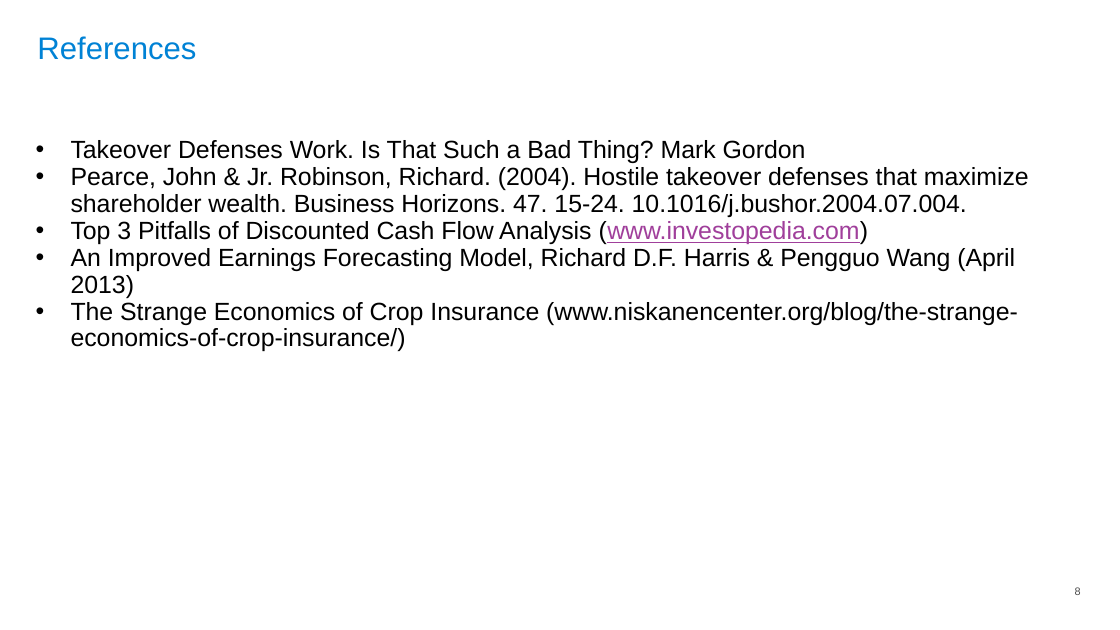
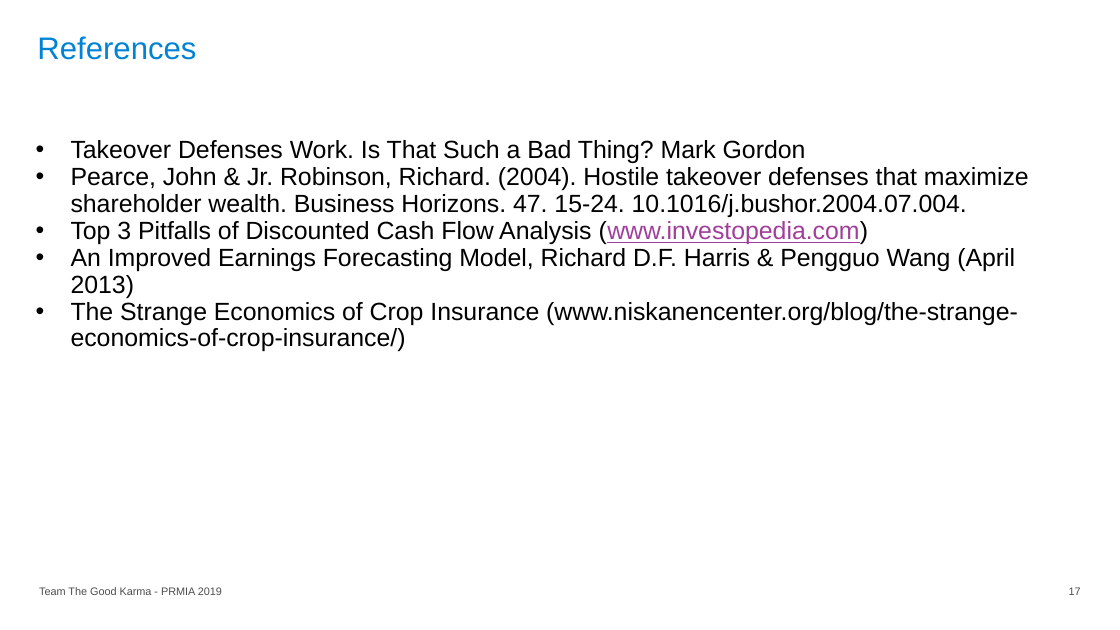
Before and after one commit to amandeepfj/PRMIA-Risk-Management-Case, a slide deck: slide 17 of PRMIA.pptx (slide 8 before the commit). Drawn at 1120x630 pixels with LibreOffice and Linux fonts; fonts in the diff are those of the drawing. Boxes give left, top, right and bottom in pixels: in the first picture for what was removed or moved away, otherwise in the second. Text is boxed around its words. In the diff, an @@ line names an element or a change of style, - is before the commit and + after.

```diff
--- a/PRMIA.pptx
+++ b/PRMIA.pptx
@@ text added at (39, 587, 222, 595), 7 pt, text #4E4E4E @@
+Team The Good Karma - PRMIA 2019
@@ page number at (1069, 587, 1081, 595): text changed @@
-8
+17
```
Also in this commit, not shown: 6 other slides changed, 10 slides added, 1 slide removed.
